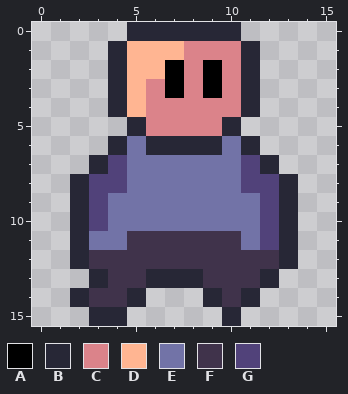
Two versions of one pixel-art sprite, src/assets/sprites/entity/player/right_1.png. The first picture shows the starting point.
The file is 16x16 pixels.
Palette (. is transparent): A #000000  B #272736  C #db838a  D #ffb592  E #7273a7  F #40334b  G #51427a
Pixels before, first column x 2:
 0 ...BBBBBB...
 1 ..BDDDCCCB..
 2 ..BDDACACB..
 3 ..BDCACACB..
 4 ..BDCCCCCB..
 5 ...BCCCCB...
 6 ..BEBBBBEB..
 7 .BGEEEEEEGB.
 8 BGGEEEEEEGGB
 9 BGEEEEEEEEGB
10 BGEEEEEEEEGB
11 BEEFFFFFFEGB
12 BFFFFFFFFFFB
13 .BFFBBBFFFB.
14 BFFB...BFB..
15 .BB.....B...
And afterwards:
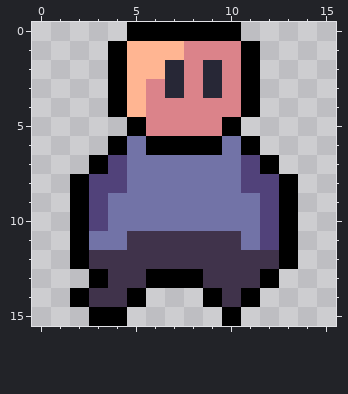
Edits made:
Colour A changes from #000000 to #272736.
Colour B changes from #272736 to #000000.
